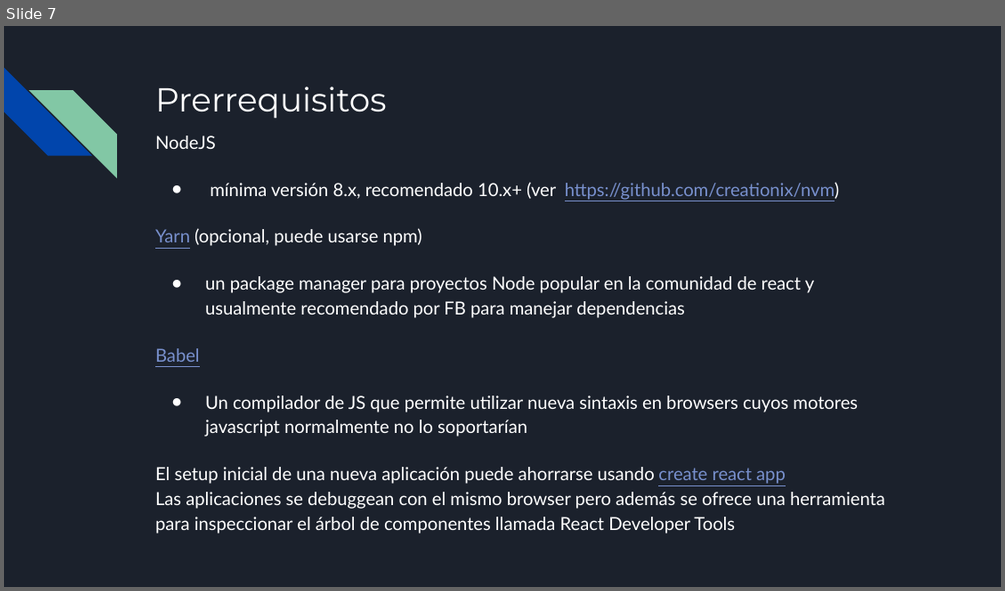
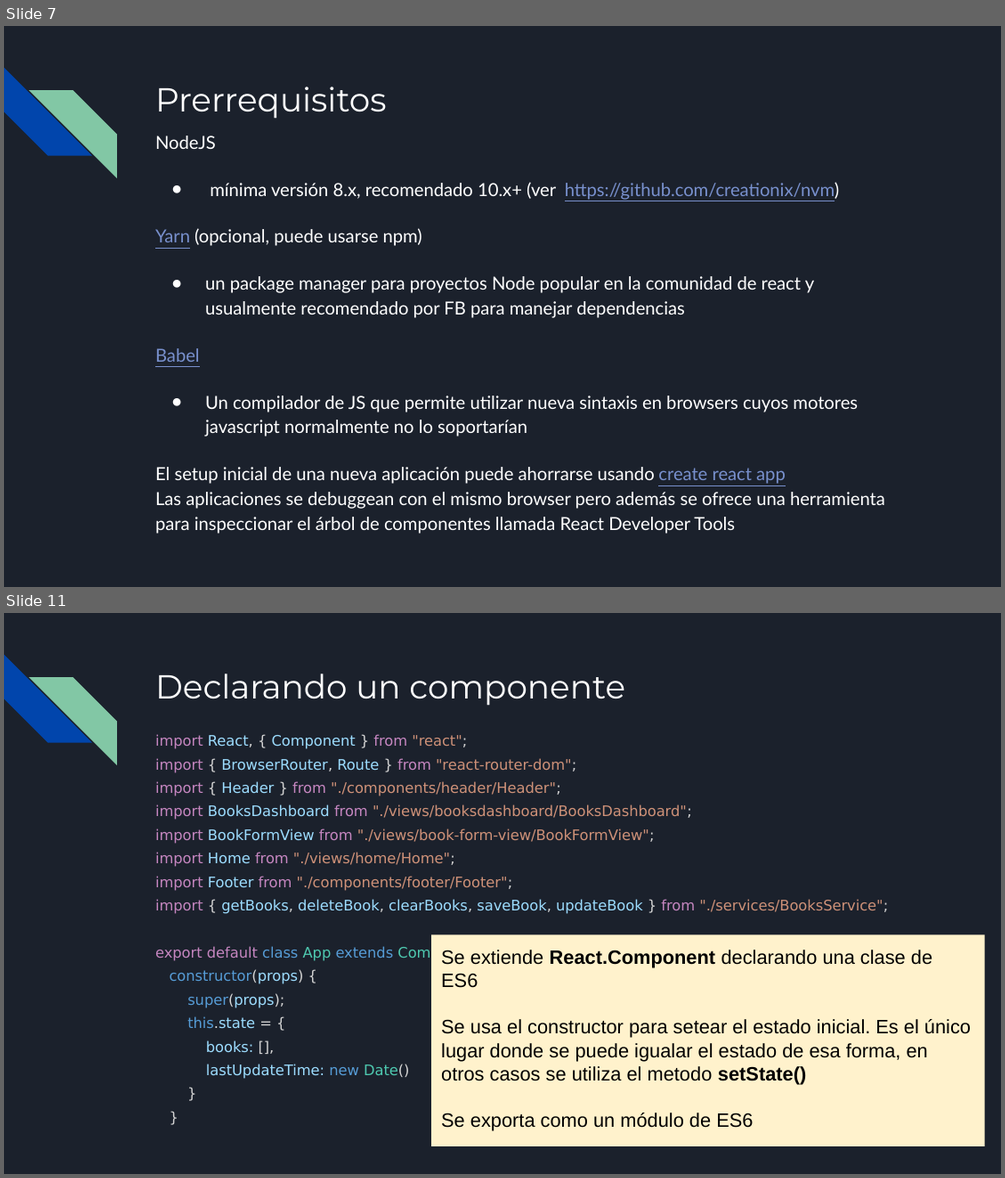
Before and after one commit to francisco-pinchentti/react-basics, a slide deck: docs/React I.odp. Shown one above the other, each under a label of ours: slide 7 before the commit, slides 7 and 11 after it; the slides between them are not shown. The pictures are 1005x591 and 1005x1178 pixels, drawn with LibreOffice and Linux fonts; fonts in the diff are those of the drawing. Boxes give left, top, right and bottom in pixels: in the first picture for what was removed or moved away, otherwise in the second. Text is boxed around its words. In the diff, an @@ line names an element or a change of style, - is before the commit and + after.

Commit message:
added loadSampleData service method. udpated docs.

```diff
--- a/docs/React I.odp
+++ b/docs/React I.odp
@@ slide 11 added at box(4, 613, 1001, 1174), background #1B212C; not listed: 2 template elements that a slide beside it also shows @@
@@ title added at box(155, 674, 625, 706), 24 pt, text #FFFFFF @@
+Declarando un componente
@@ text added at box(155, 734, 888, 1078), 10.5 pt, text #CE9178 @@
+import React, { Component } from "react";
+import { BrowserRouter, Route } from "react-router-dom";
+import { Header } from "./components/header/Header";
+import BooksDashboard from "./views/booksdashboard/BooksDashboard";
+import BookFormView from "./views/book-form-view/BookFormView";
+import Home from "./views/home/Home";
+import Footer from "./components/footer/Footer";
+import { getBooks, deleteBook, clearBooks, saveBook, updateBook } from "./services/BooksService";
+export default class App extends Component {
+constructor(props) {
+super(props);
+this.state = {
+books: [],
+lastUpdateTime: new Date()
+}
+}
@@ rectangle added at box(431, 935, 985, 1146), fill #FFF2CC, 14 pt, text #000000 @@
+Se extiende React.Component declarando una clase de ES6
+Se usa el constructor para setear el estado inicial. Es el único lugar donde se puede igualar el estado de esa forma, en otros casos se utiliza el metodo setState()
+Se exporta como un módulo de ES6
```
Also in this commit, not shown: 6 slides changed, 4 other slides added, 1 slide removed, 10 other files.
